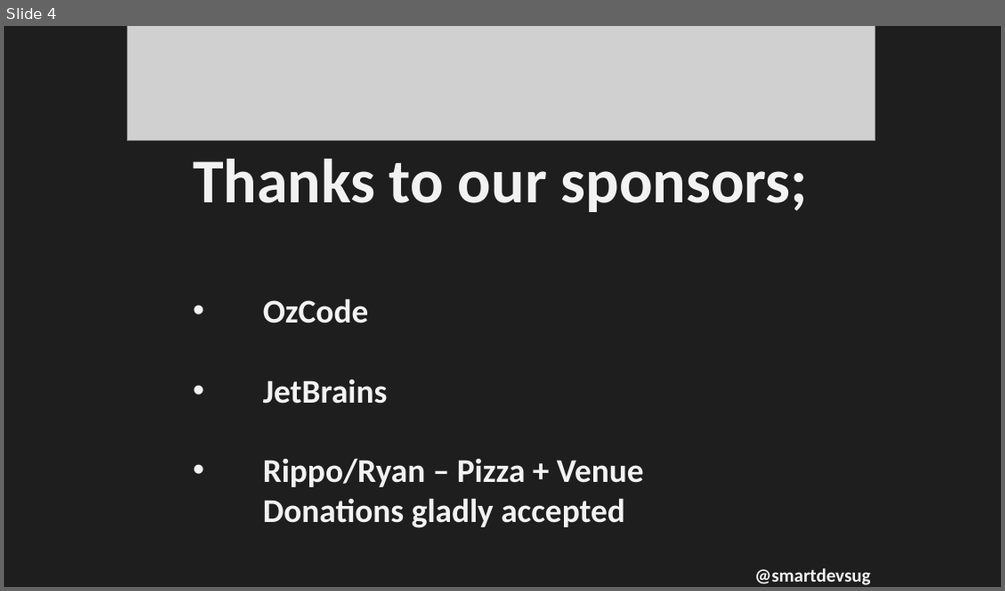
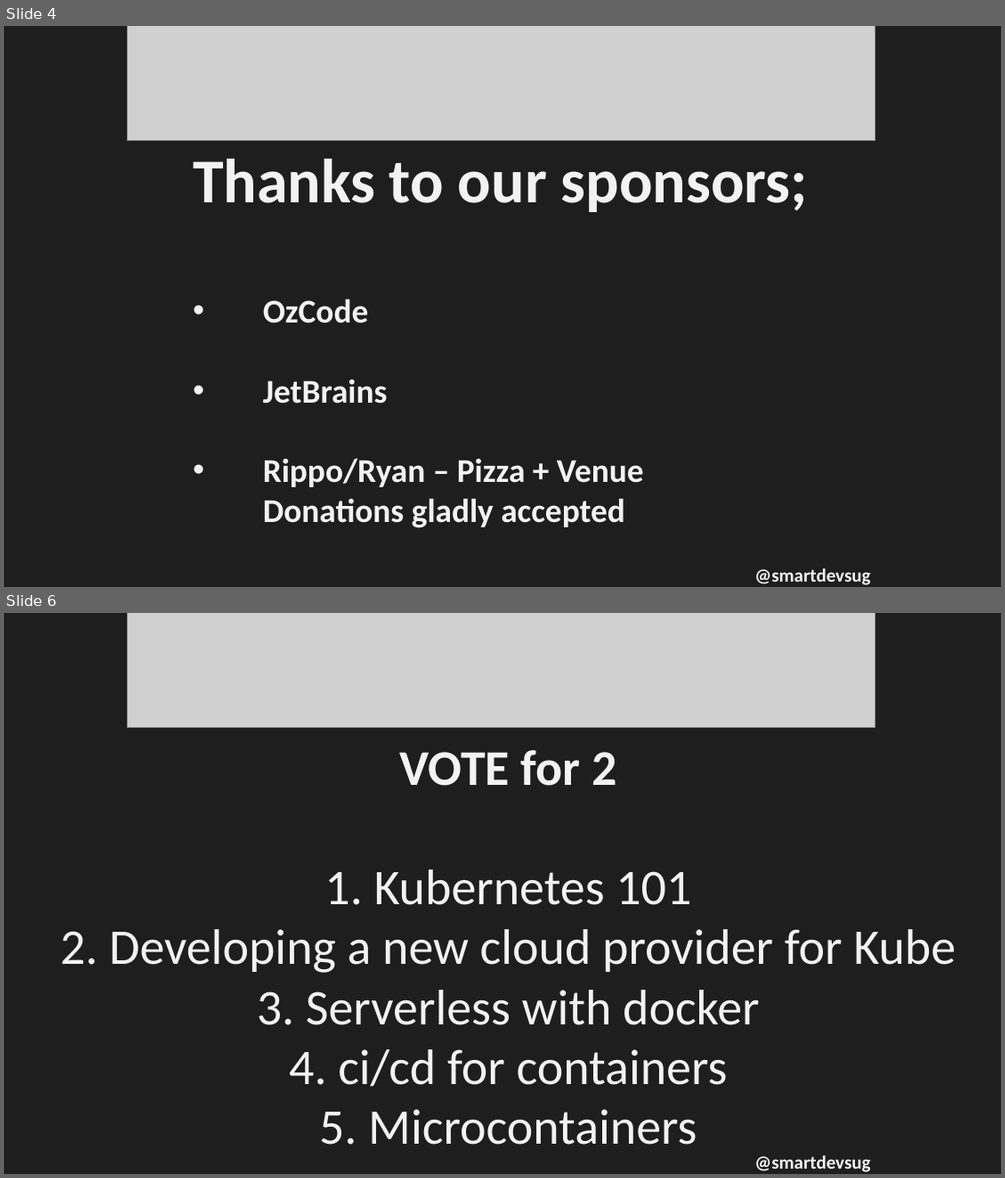
Before and after one commit to rippo/smartdevs, a slide deck: WelcomePresentation-SmartDevs.pptx. Shown one above the other, each under a label of ours: slide 4 before the commit, slides 4 and 6 after it; the slides between them are not shown. The pictures are 1005x591 and 1005x1178 pixels, drawn with LibreOffice and Linux fonts; fonts in the diff are those of the drawing; grey boxes stand for pictures. Boxes give left, top, right and bottom in pixels: in the first picture for what was removed or moved away, otherwise in the second. Text is boxed around its words. In the diff, an @@ line names an element or a change of style, - is before the commit and + after.

```diff
--- a/WelcomePresentation-SmartDevs.pptx
+++ b/WelcomePresentation-SmartDevs.pptx
@@ slide 6 added at [4,613,1001,1174], background #1E1E1E @@
@@ picture added at [128,613,875,728] @@
@@ text added at [60,750,955,1144], 48 pt, text #F2F2F2 @@
+VOTE for 2
+1. Kubernetes 101
+2. Developing a new cloud provider for Kube
+3. Serverless with docker
+4. ci/cd for containers
+5. Microcontainers
+...
@@ text added at [754,1155,870,1172], 18 pt, text #F2F2F2, bold @@
+@smartdevsug
```
Also in this commit, not shown: 3 slides changed.
